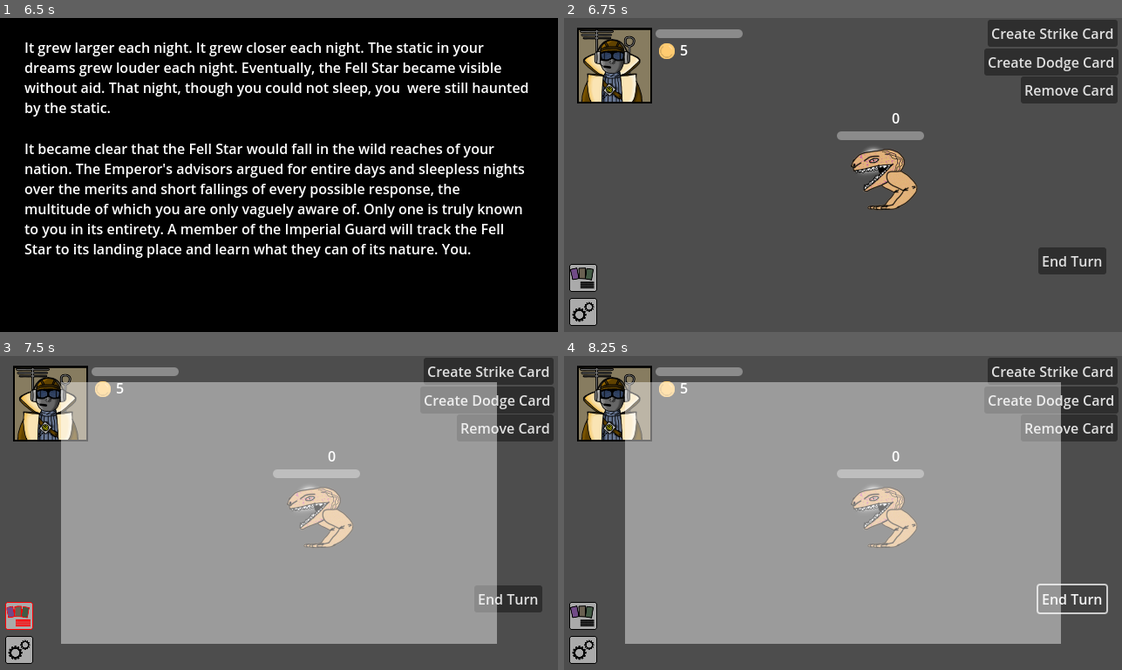
Above: before the commit, frames 1-4 (two rows, left to right).
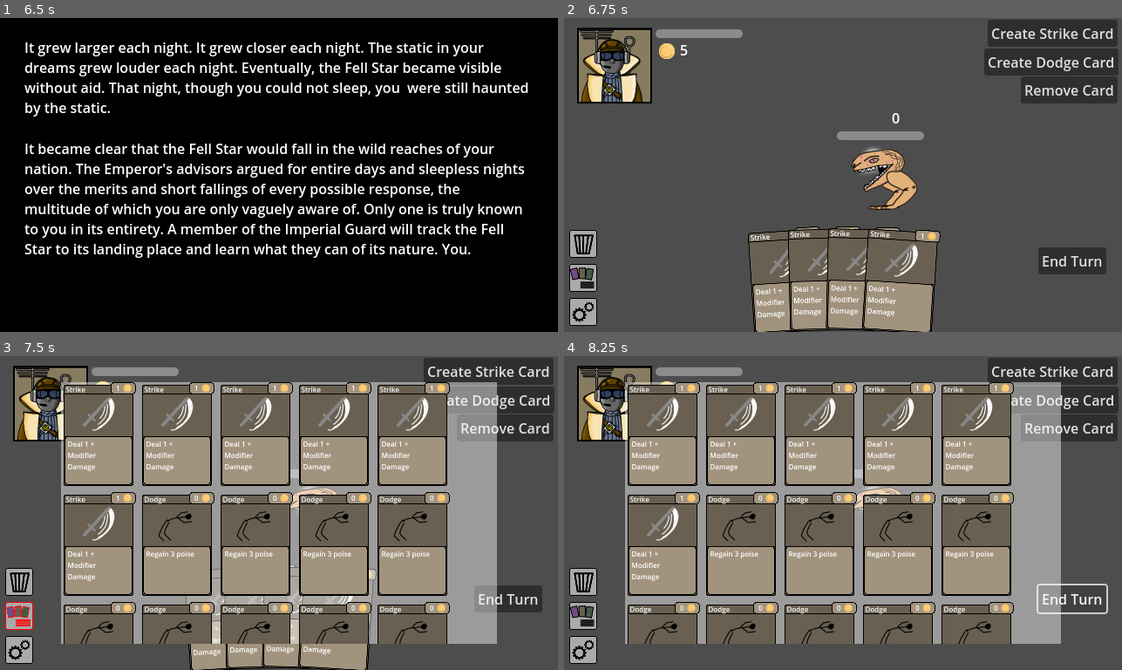
Above: after the commit, the same moments.

Repository: Kwism1127/FearNotDeath
Game: Godot game, scene res://UI Scenes/main_menu.tscn
The game is run twice, just before and just after one commit, with the same random seed, the same clock (stepped at 60 frames per second) and the same inputs.
Inputs (mouse positions are in pixels of both pictures, inside the frame that each line leads up to):
- Up to frame 1 (6.5 s): click "Start" at 0.5 s; tap Enter at 1.25 s; move the mouse to (401, 159) at 1.27 s; press the mouse at (401, 159) at 1.28 s; tap R (restart) every 0.75 s from 2 to 5 s; move the mouse to (167, 190) at 2.02 s; release the mouse at (167, 190) at 2.03 s; click (167, 190) at 2.1 s; move the mouse to (334, 105) at 2.77 s; press the mouse at (334, 105) at 2.78 s; move the mouse to (251, 237) at 3.52 s; release the mouse at (251, 237) at 3.53 s; click (251, 237) at 3.6 s; move the mouse to (446, 222) at 4.27 s; press the mouse at (446, 222) at 4.28 s; move the mouse to (111, 127) at 5.02 s; release the mouse at (111, 127) at 5.03 s; click (111, 127) at 5.1 s; move the mouse to (306, 175) at 5.77 s; press the mouse at (306, 175) at 5.78 s
- Up to frame 2 (6.75 s): move the mouse to (759, 96) at 6.52 s; release the mouse at (759, 96) at 6.53 s; click (759, 96) at 6.6 s
- Up to frame 3 (7.5 s): click (16, 616) at 7.25 s
- Up to frame 4 (8.25 s): click "End Turn" at 8 s

Frame 1 is identical in both runs. In frame 2, 11% of the frame differs, in the area x 0-68%, y 66-100%; in frame 3, 51%, in the area x 0-81%, y 8-100%; in frame 4, 48%.

Commit message:
added deck to hand to discard
need to add discard to deck

Diff:
--- a/Scripts/DataObjects/deck.gd
+++ b/Scripts/DataObjects/deck.gd
@@ -7,6 +7,9 @@
 	var _card_id = _generate_card_id(_card)
 	card_collection[_card_id] = IDCard.new(_card_id, _card)
 
+
+func clear():
+	card_collection.clear()
 
 func _generate_card_id(_card: Complete_Card) -> int:
 	id_counter += 1
--- a/Scripts/card_container.gd
+++ b/Scripts/card_container.gd
@@ -4,6 +4,6 @@
 
 var card: Complete_Card:
 	set(_card):
-		card = _card
+		card = _card.duplicate()
 		card.set_position(CARD_POSITION_OFFSET)
 		add_child(card)
--- a/Scripts/deck_n_hand.gd
+++ b/Scripts/deck_n_hand.gd
@@ -13,6 +13,62 @@
 
 func reset():
 	$Hand.empty()
+
+func send_hand_to_pile(_pile):
+	for card in hand.hand:
+		var _to_add = return_copy(card)
+		_pile.add_card(_to_add)
+	hand.empty()
+
+func draw_from_pile(_pile: Deck, _amount: int):
+	var _ensure = _pile.get_cards().size() - _amount
+	var _to_add
+	for card in _pile.get_cards():
+		if _amount > 0 && _ensure > 0:
+			var _flip = randi_range(0,1)
+			if _flip == 1:
+				_to_add = return_cousin(card)
+				hand.add_card(_to_add)
+				_pile.remove_card(card.id)
+				_amount -= 1
+		elif _amount > 0 && _ensure <=0:
+			_to_add = return_cousin(card)
+			hand.add_card(_to_add)
+			_pile.remove_card(card.id)
+			_amount -= 1
+		_ensure -= 1
+
+func return_copy(_card: Complete_Card) -> Complete_Card:
+	var _copy = strike_card.instantiate()
+	if _copy.get_cost() == _card.get_cost():
+		return _copy
+	else:
+		_copy.queue_free()
+
+	_copy = dodge_card.instantiate()
+	if _copy.get_cost() == _card.get_cost():
+		return _copy
+	else:
+		_copy.queue_free()
+
+	_copy = strike_card.instantiate()
+	return _copy
+
+func return_cousin(_card: IDCard) -> Complete_Card:
+	var _copy = strike_card.instantiate()
+	if _copy.get_cost() == _card.card.get_cost():
+		return _copy
+	else:
+		_copy.queue_free()
+
+	_copy = dodge_card.instantiate()
+	if _copy.get_cost() == _card.card.get_cost():
+		return _copy
+	else:
+		_copy.queue_free()
+
+	_copy = strike_card.instantiate()
+	return _copy
 
 func _on_card_spawn_tester_0_pressed():
 	var card = strike_card.instantiate()
--- a/Scripts/deck_viewer.gd
+++ b/Scripts/deck_viewer.gd
@@ -20,13 +20,3 @@
 		var card_container: CardContainer = cached_container[i]
 		card_container.card = idcard.card
 		flow_container.add_child(card_container)
-
-
-# Called when the node enters the scene tree for the first time.
-func _ready():
-	pass # Replace with function body.
-
-
-# Called every frame. 'delta' is the elapsed time since the previous frame.
-func _process(_delta):
-	pass
--- a/Scripts/main.gd
+++ b/Scripts/main.gd
@@ -7,13 +7,32 @@
 }
 
 @onready var deck: Deck = Deck.new()
+@onready var discard_pile: Deck = Deck.new()
 
 var enemy_state: int = 0
 var deck_viewer_toggle: int = 0
+var discard_viewer_toggle: int = 0
 
 # Called when the node enters the scene tree for the first time.
 func _ready():
 	$DeckNHand.deck = deck
+	var _card
+
+	var _i = 0
+	while _i < 10:
+		$CanvasLayer/DeckViewer.clear_display()
+		_card = $DeckNHand.strike_card.instantiate()
+		deck.add_card(_card)
+		_i += 1
+	while _i >= 10 && _i < 20:
+		$CanvasLayer/DeckViewer.clear_display()
+		_card = $DeckNHand.dodge_card.instantiate()
+		deck.add_card(_card)
+		_i += 1
+
+	$CanvasLayer/DeckViewer.clear_display()
+	$DeckNHand.draw_from_pile(deck, 4)
+
 
 func restart_game():
 	game_manager.current_state = Game_Manager.GameState.PLAYER_TURN
@@ -60,6 +79,12 @@
 		#cyclical behavior
 		enemy_state = posmod(enemy_state + 1, 3)
 		game_manager.transition_state(Game_Manager.GameState.PLAYER_TURN)
+		if deck.get_cards().size() > 0:
+			$DeckNHand.draw_from_pile(deck, 4)
+		else:
+			deck = discard_pile
+			discard_pile.clear()
+			$DeckNHand.draw_from_pile(deck, 4)
 
 	if game_manager.current_state == Game_Manager.GameState.VICTORY:
 		$CanvasLayer/VICTORY.visible = true
@@ -79,30 +104,40 @@
 	if _resource == "Poise":
 		if _cost <= $GameScreen/PlayerCharacter.poise:
 			_card.activate(game_state)
+			var _copy = $DeckNHand.return_copy(_card)
+			discard_pile.add_card(_copy)
 			$DeckNHand.remove_card_by_entity(_card)
 		else:
 			pass
 	elif _resource == "Hp":
 		if _cost <= $GameScreen/PlayerCharacter.current_hp:
 			_card.activate(game_state)
+			var _copy = $DeckNHand.return_copy(_card)
+			discard_pile.add_card(_copy)
 			$DeckNHand.remove_card_by_entity(_card)
 		else:
 			pass
 	elif _resource == "Bullets":
 		if _cost <= $GameScreen/PlayerCharacter.bullets:
 			_card.activate(game_state)
+			var _copy = $DeckNHand.return_copy(_card)
+			discard_pile.add_card(_copy)
 			$DeckNHand.remove_card_by_entity(_card)
 		else:
 			pass
 	elif _resource == "Bolts":
 		if _cost <= $GameScreen/PlayerCharacter.bolts:
 			_card.activate(game_state)
+			var _copy = $DeckNHand.return_copy(_card)
+			discard_pile.add_card(_copy)
 			$DeckNHand.remove_card_by_entity(_card)
 		else:
 			pass
 	else:
 		if _cost <= $GameScreen/PlayerCharacter.poise:
 			_card.activate(game_state)
+			var _copy = $DeckNHand.return_copy(_card)
+			discard_pile.add_card(_copy)
 			$DeckNHand.remove_card_by_entity(_card)
 
 		else:
@@ -117,6 +152,7 @@
 func _on_end_turn_button_pressed():
 	if game_manager.current_state == Game_Manager.GameState.PLAYER_TURN:
 		game_manager.transition_state(Game_Manager.GameState.ENEMY_TURN)
+		$DeckNHand.send_hand_to_pile(discard_pile)
 
 
 
@@ -133,6 +169,20 @@
 		$CanvasLayer/DeckViewerBackground.visible = false
 		deck_viewer_toggle = 0
 
+func _on_show_discard_pressed():
+	if discard_viewer_toggle == 0:
+		game_manager.pause()
+		$CanvasLayer/DeckViewer.visible = true
+		$CanvasLayer/DeckViewerBackground.visible = true
+		$CanvasLayer/DeckViewer.display_card_list(discard_pile.get_cards())
+		discard_viewer_toggle = 1
+	else:
+		game_manager.unpause()
+		$CanvasLayer/DeckViewer.visible = false
+		$CanvasLayer/DeckViewerBackground.visible = false
+		discard_viewer_toggle = 0
+
+
 func _on_menu_button_pressed():
 	$CanvasLayer/MenuOverlay.visible = !$CanvasLayer/MenuOverlay.visible
 	game_manager.is_running = !game_manager.is_running
--- a/intro.tscn
+++ b/intro.tscn
@@ -11,6 +11,7 @@
 color = Color(0, 0, 0, 1)
 
 [node name="Paragraph0" type="RichTextLabel" parent="Background0"]
+layout_mode = 0
 offset_left = 23.0
 offset_top = 21.0
 offset_right = 616.0
@@ -19,6 +20,7 @@
 
 [node name="Paragraph1" type="RichTextLabel" parent="Background0"]
 visible = false
+layout_mode = 0
 offset_left = 25.0
 offset_top = 133.0
 offset_right = 613.0
@@ -33,6 +35,7 @@
 
 [node name="Paragraph0" type="RichTextLabel" parent="Background1"]
 visible = false
+layout_mode = 0
 offset_left = 18.0
 offset_top = 22.0
 offset_right = 618.0
@@ -41,6 +44,7 @@
 
 [node name="Paragraph1" type="RichTextLabel" parent="Background1"]
 visible = false
+layout_mode = 0
 offset_left = 18.0
 offset_top = 155.0
 offset_right = 611.0
@@ -55,6 +59,7 @@
 
 [node name="Paragraph0" type="RichTextLabel" parent="Background2"]
 visible = false
+layout_mode = 0
 offset_left = 28.0
 offset_top = 29.0
 offset_right = 612.0
@@ -63,6 +68,7 @@
 
 [node name="Paragraph1" type="RichTextLabel" parent="Background2"]
 visible = false
+layout_mode = 0
 offset_left = 26.0
 offset_top = 159.0
 offset_right = 606.0
@@ -77,6 +83,7 @@
 
 [node name="Paragraph0" type="RichTextLabel" parent="Background3"]
 visible = false
+layout_mode = 0
 offset_left = 28.0
 offset_top = 22.0
 offset_right = 612.0
@@ -86,6 +93,7 @@
 
 [node name="Paragraph1" type="RichTextLabel" parent="Background3"]
 visible = false
+layout_mode = 0
 offset_left = 28.0
 offset_top = 138.0
 offset_right = 610.0
--- a/main.tscn
+++ b/main.tscn
@@ -14,6 +14,9 @@
 [ext_resource type="Texture2D" uid="uid://doqpecs5mmrkt" path="res://Assets/menu_button.png" id="12_hheta"]
 [ext_resource type="Texture2D" uid="uid://c0bekly0m40gp" path="res://Assets/menu_button_pressed.png" id="13_ldysk"]
 [ext_resource type="Texture2D" uid="uid://de8fyej7jwjju" path="res://Assets/menu_button_hovered.png" id="14_1kxwm"]
+[ext_resource type="Texture2D" uid="uid://bfhrvje0cfym6" path="res://Assets/discard_button.png" id="15_rtt5k"]
+[ext_resource type="Texture2D" uid="uid://6qpdenkpv3os" path="res://Assets/discard_button_pressed.png" id="16_770hj"]
+[ext_resource type="Texture2D" uid="uid://d1ee2qsvjcv2a" path="res://Assets/discard_button_hovered.png" id="17_nmlkw"]
 
 [sub_resource type="Theme" id="Theme_h223y"]
 
@@ -250,6 +253,16 @@
 texture_pressed = ExtResource("13_ldysk")
 texture_hover = ExtResource("14_1kxwm")
 
+[node name="ShowDiscard" type="TextureButton" parent="."]
+offset_left = 6.0
+offset_top = 243.0
+offset_right = 134.0
+offset_bottom = 371.0
+scale = Vector2(0.25, 0.25)
+texture_normal = ExtResource("15_rtt5k")
+texture_pressed = ExtResource("16_770hj")
+texture_hover = ExtResource("17_nmlkw")
+
 [connection signal="pressed" from="ShowDeck" to="." method="_on_show_deck_pressed"]
 [connection signal="card_activated" from="DeckNHand" to="." method="_on_deck_n_hand_card_activated"]
 [connection signal="pressed" from="EndTurnButton" to="." method="_on_end_turn_button_pressed"]
@@ -257,3 +270,4 @@
 [connection signal="pressed" from="CanvasLayer/MenuOverlay/Return2Menu" to="." method="_on_return_2_menu_pressed"]
 [connection signal="pressed" from="CanvasLayer/MenuOverlay/Quit" to="." method="_on_quit_pressed"]
 [connection signal="pressed" from="CanvasLayer/MenuButton" to="." method="_on_menu_button_pressed"]
+[connection signal="pressed" from="ShowDiscard" to="." method="_on_show_discard_pressed"]
Binary file added: Assets/discard_button.png
Not shown, added: Assets/discard_button.png.import
Binary file added: Assets/discard_button_hovered.png
Not shown, added: Assets/discard_button_hovered.png.import
Binary file added: Assets/discard_button_pressed.png
Not shown, added: Assets/discard_button_pressed.png.import
Not shown: 1 places in main.tscn that only renumber resources
